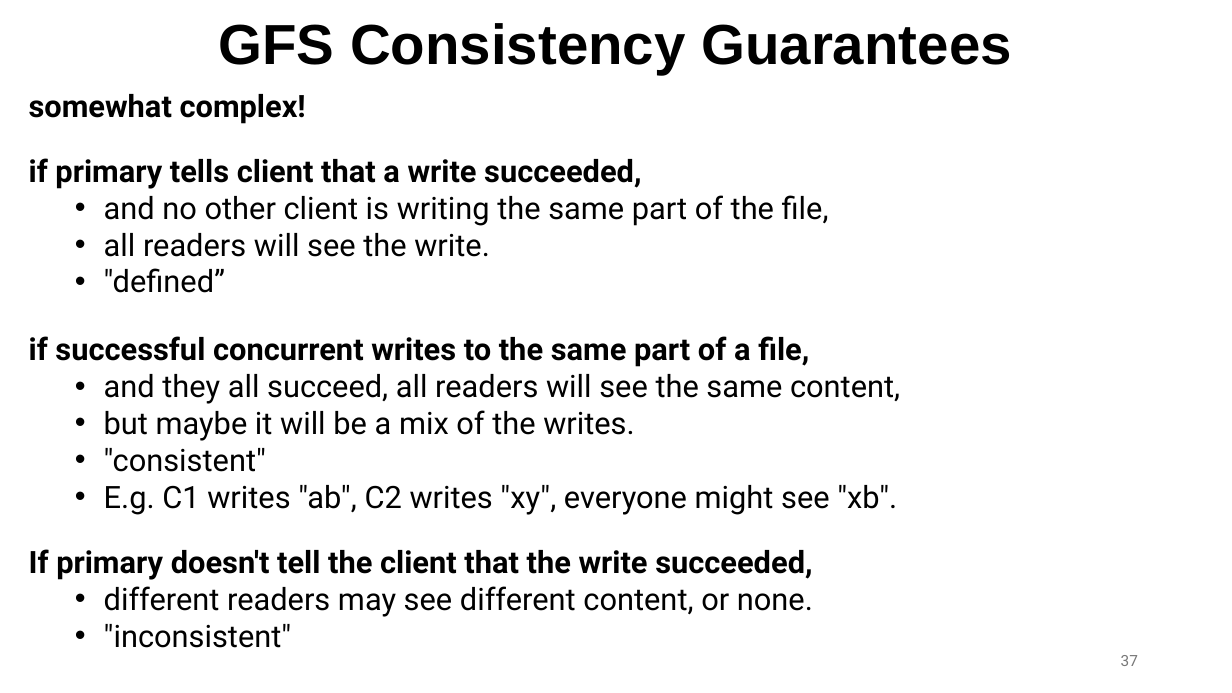
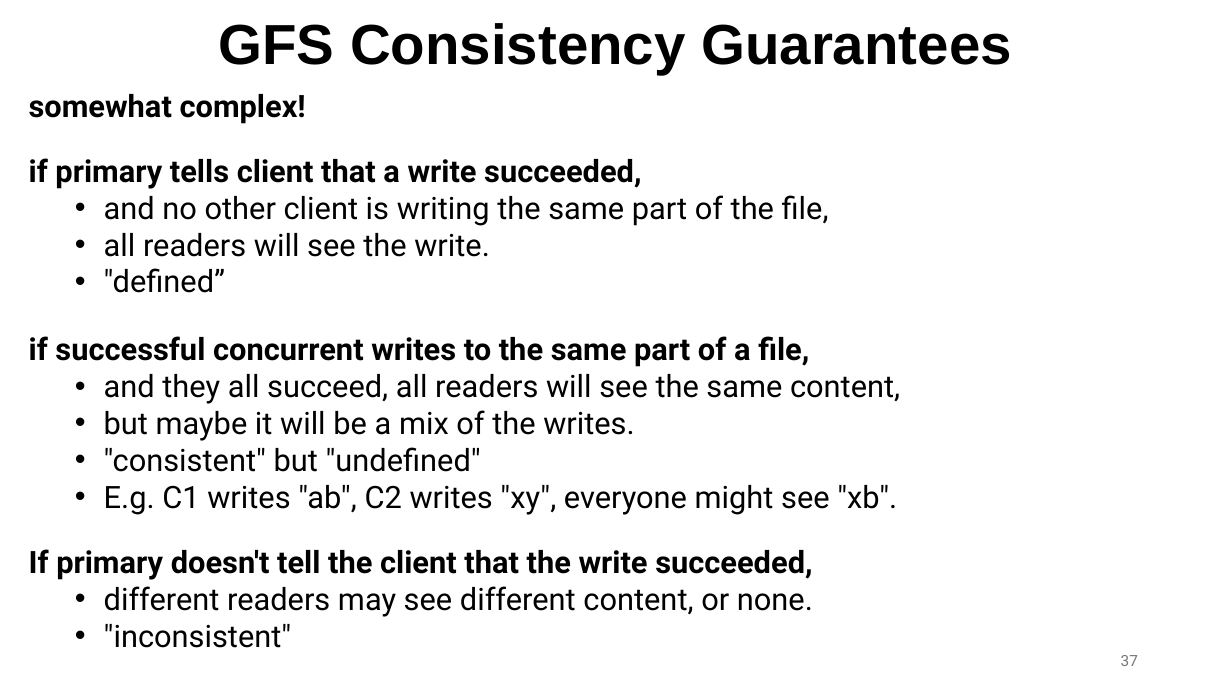
Before and after one commit to ec528/ec528.github.io, a slide deck: slide 37 of slides/fall26/4-gfs.pptx. Drawn at 1232x693 pixels with LibreOffice and Linux fonts; fonts in the diff are those of the drawing. Boxes give left, top, right and bottom in pixels: in the first picture for what was removed or moved away, otherwise in the second. Text is boxed around its words. In the diff, an @@ line names an element or a change of style, - is before the commit and + after.

Commit message:
Expand GFS consistency scripts

```diff
--- a/slides/fall26/4-gfs.pptx
+++ b/slides/fall26/4-gfs.pptx
@@ text at bbox=[104, 447, 481, 472]: text changed @@
-  • "consistent"
+  • "consistent" but "undefined"
```
Also in this commit, not shown: 6 other slides changed.
